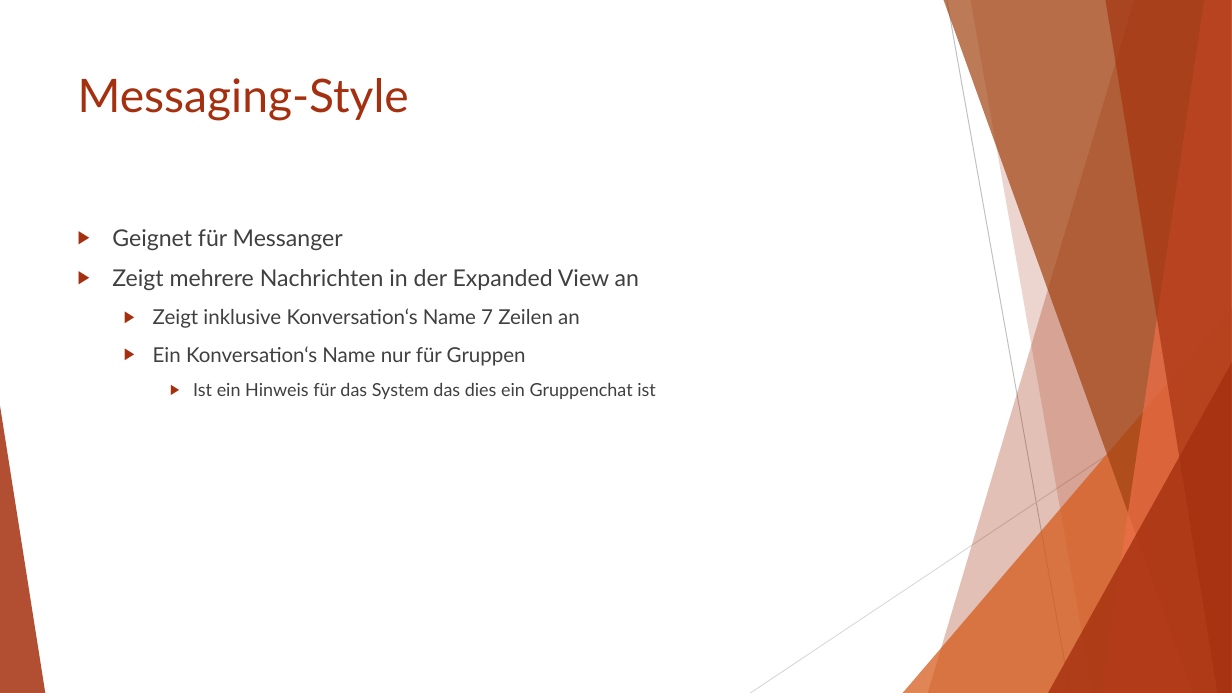
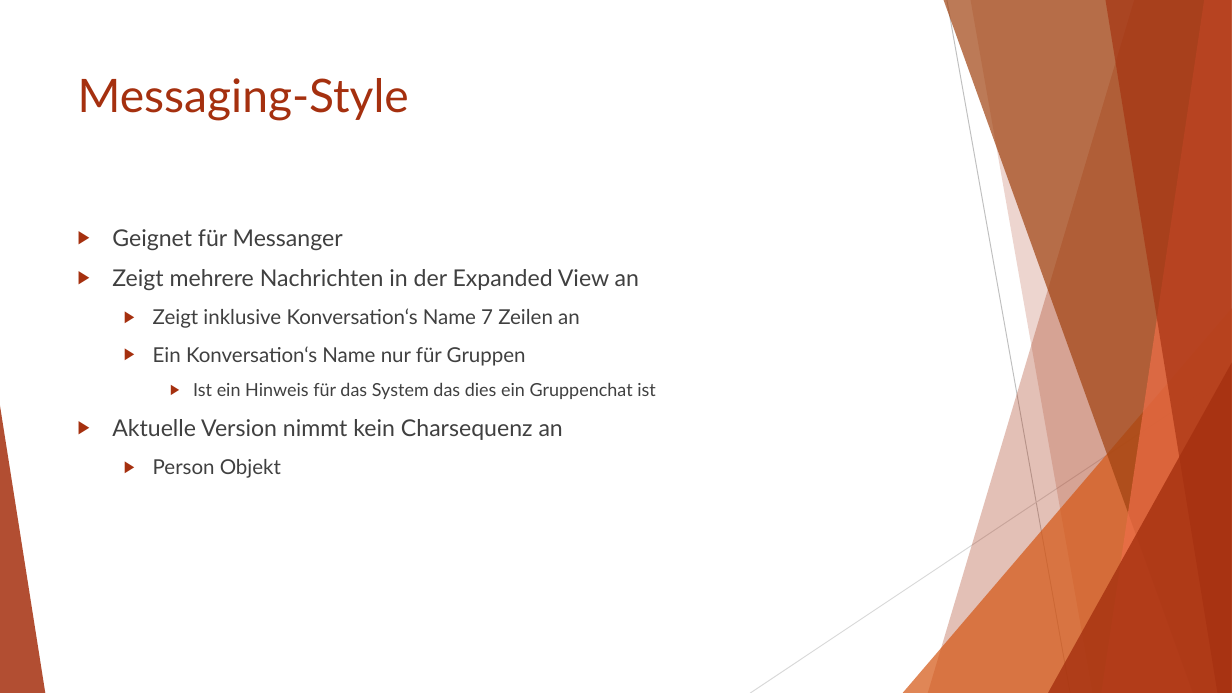
Before and after one commit to Cayleb-Ordo/Notification-Demo, a slide deck: slide 10 of Dokumentation/Präsentation/Push-Notifications.pptx. Drawn at 1232x693 pixels with LibreOffice and Linux fonts; fonts in the diff are those of the drawing. Boxes give left, top, right and bottom in pixels: in the first picture for what was removed or moved away, otherwise in the second. Text is boxed around its words. In the diff, an @@ line names an element or a change of style, - is before the commit and + after.

```diff
--- a/Dokumentation/Präsentation/Push-Notifications.pptx
+++ b/Dokumentation/Präsentation/Push-Notifications.pptx
@@ text at [112,419,563,478]: paragraphs added @@
+▶ Aktuelle Version nimmt kein Charsequenz an
+  ▶ Person Objekt
```
Also in this commit, not shown: 5 other slides changed, 11 other files.
